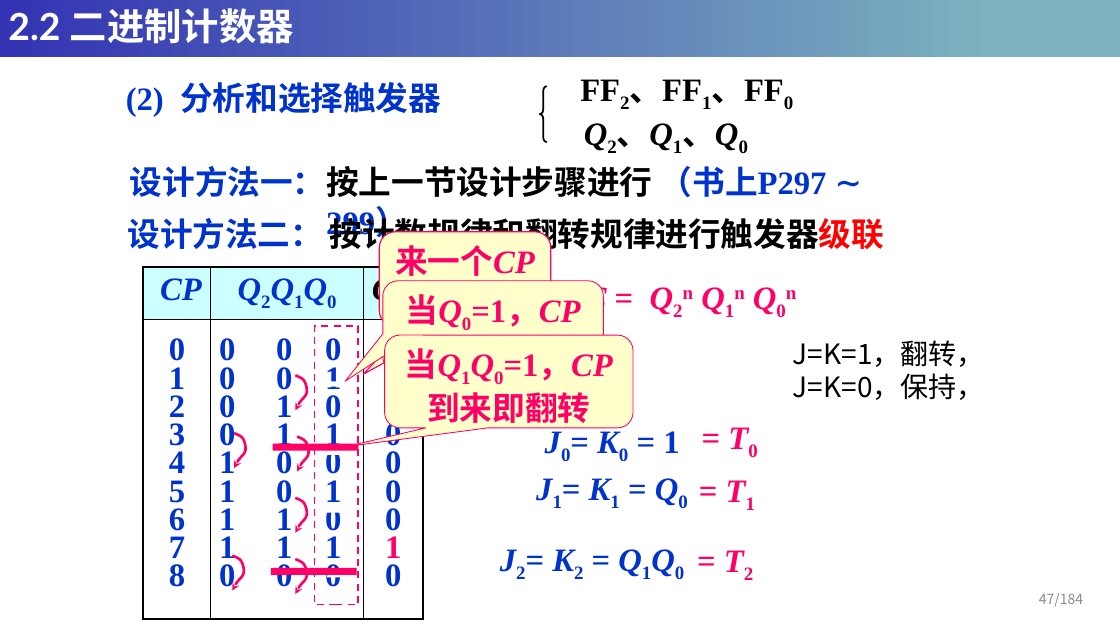
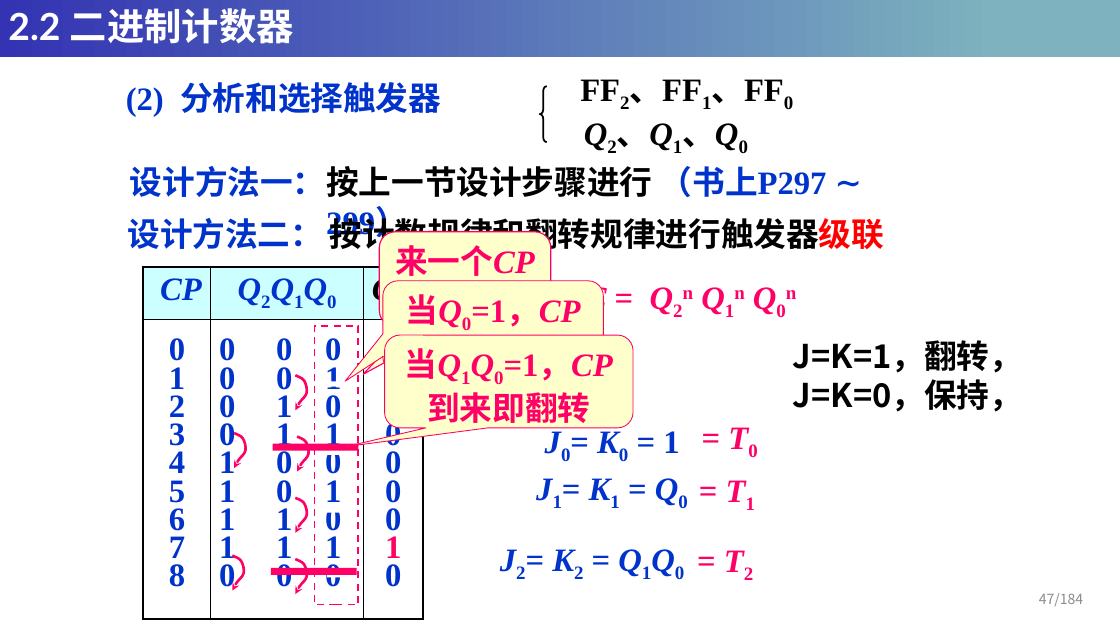
Before and after one commit to HeyuanMingong/heyuanmingong.github.io, a slide deck: slide 47 of DC/第六章-时序逻辑电路.pptx. Drawn at 1120x630 pixels with LibreOffice and Linux fonts; fonts in the diff are those of the drawing. Boxes give left, top, right and bottom in pixels: in the first picture for what was removed or moved away, otherwise in the second. Text is boxed around its words. In the diff, an @@ line names an element or a change of style, - is before the commit and + after.

```diff
--- a/DC/第六章-时序逻辑电路.pptx
+++ b/DC/第六章-时序逻辑电路.pptx
@@ text "J=K=1，翻转，" at [793,340,1022,412]: size 24 to 28 pt, bold on @@
```
Also in this commit, not shown: 20 other slides changed, 1 other file.
